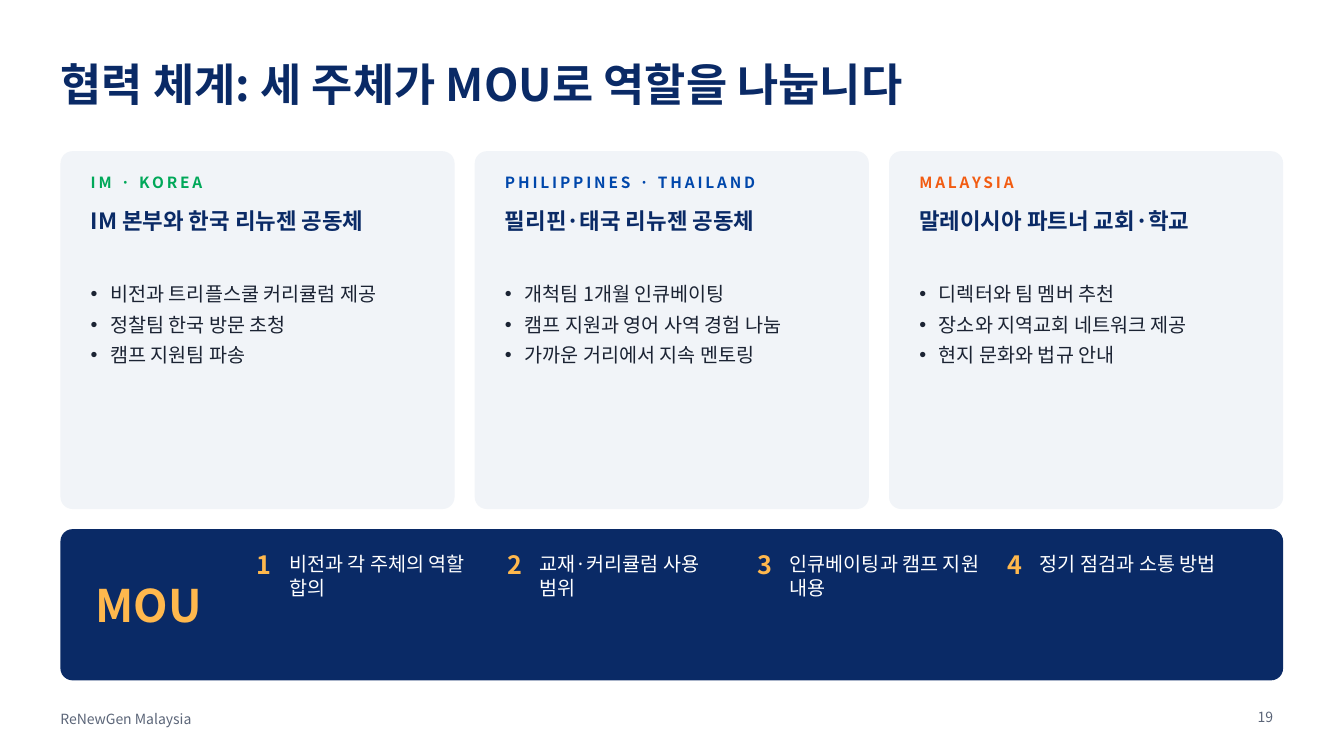
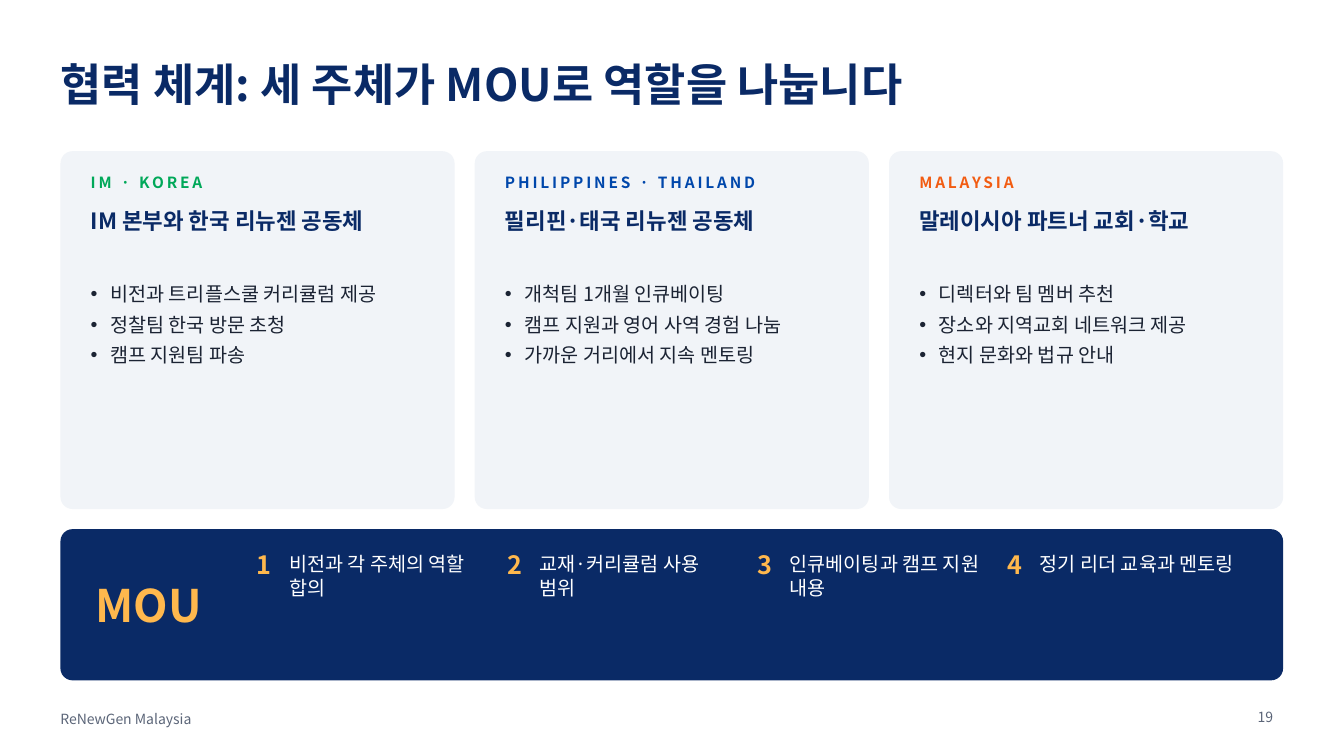
Before and after one commit to ChampionJohan/Johan, a slide deck: slide 19 of renewgen-malaysia/ReNewGen_Malaysia_KO.pptx. Drawn at 1344x756 pixels with LibreOffice and Linux fonts; fonts in the diff are those of the drawing. Boxes give left, top, right and bottom in pixels: in the first picture for what was removed or moved away, otherwise in the second. Text is boxed around its words. In the diff, an @@ line names an element or a change of style, - is before the commit and + after.

```diff
--- a/renewgen-malaysia/ReNewGen_Malaysia_KO.pptx
+++ b/renewgen-malaysia/ReNewGen_Malaysia_KO.pptx
@@ text at box(1040, 554, 1234, 573): text changed @@
-정기 점검과 소통 방법
+정기 리더 교육과 멘토링
```
Also in this commit, not shown: 4 other slides changed, 9 other files.
